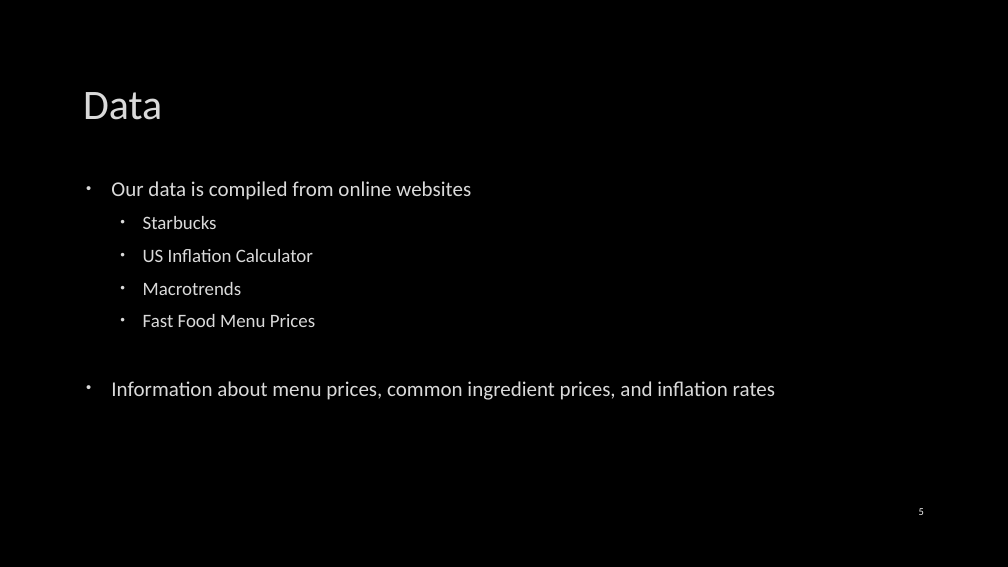
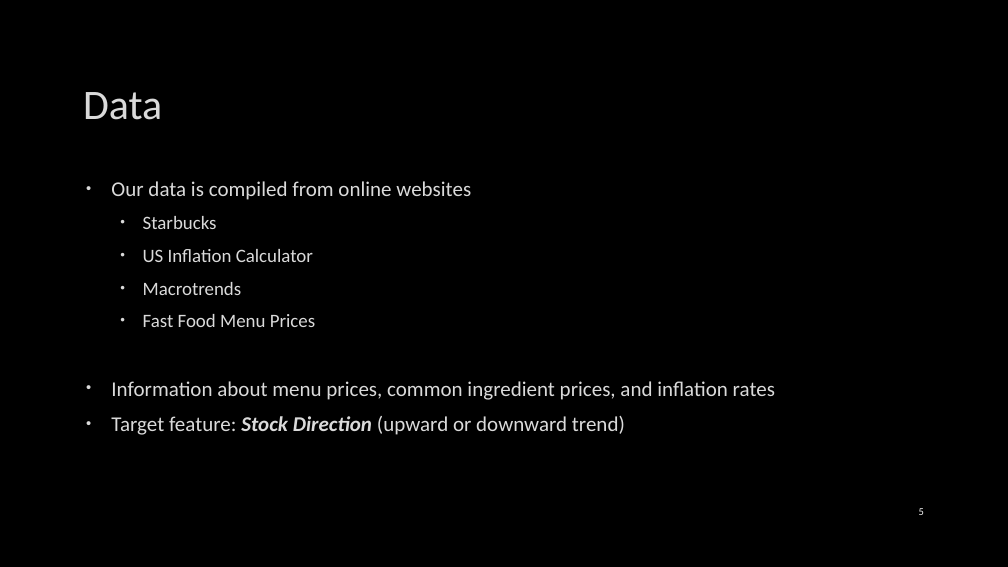
Before and after one commit to SagarPateI/Starbucks-Profit-Margins, a slide deck: slide 5 of ProjectPresentation.pptx. Drawn at 1008x567 pixels with LibreOffice and Linux fonts; fonts in the diff are those of the drawing; background and template pictures are left out. Boxes give left, top, right and bottom in pixels: in the first picture for what was removed or moved away, otherwise in the second. Text is boxed around its words. In the diff, an @@ line names an element or a change of style, - is before the commit and + after.

```diff
--- a/ProjectPresentation.pptx
+++ b/ProjectPresentation.pptx
@@ text at box(111, 416, 625, 435): paragraph added @@
+• Target feature: Stock Direction (upward or downward trend)
```
Also in this commit, not shown: 2 slides added, 3 slides removed.
